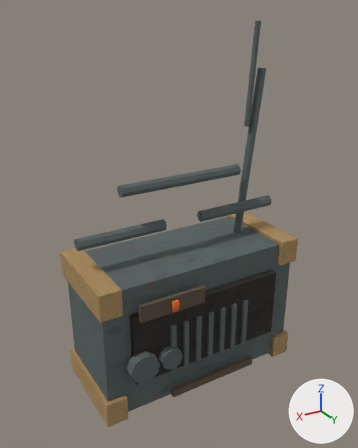
The OBJ model Assets/ProjectOEN/ProductionArt/Meshes/props_tools/pr-005_portable_radio__repaired.obj: old version first, new version second.
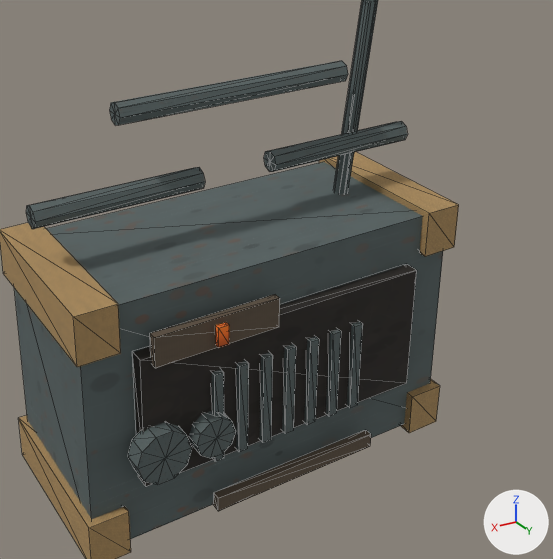
Old and new are each drawn whole from a camera (50 mm lens) standing at (1.011, 1.657, 1.596) and looking at (0.034, 0.029, 0.782) and again close up on the part from 17% to 97% of the width and 30% to 94% of the height. Every picture has the same lights, and +X, +Y and +Z are marked at lower right. The first two pictures are the older version. The close-ups show mesh edges as thin lines. Where no turn or scale is listed for an object, it has been applied to the vertices. Vertices at exactly the same position are counted once.

In view in the first close-up: 'pr-005_portable_radio__repaired'.
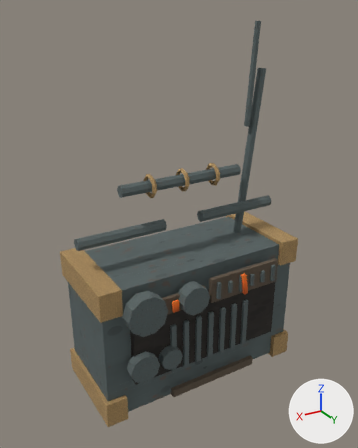
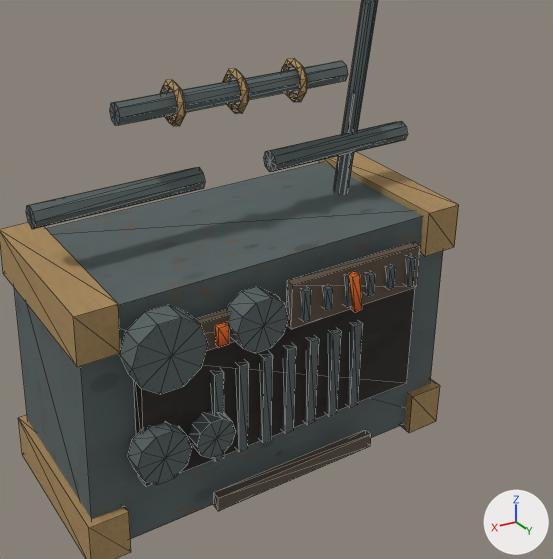
Boxes [x1, y1, x2, y2] around the edits, measured in the close-ups (553 x 559 px):
part 1 of me_pr_005_portable_radio__repaired, added
    after: [120, 305, 208, 395]
part 2 of me_pr_005_portable_radio__repaired, added
    after: [227, 287, 289, 353]
part 3 of me_pr_005_portable_radio__repaired, added (brown)
    after: [286, 242, 420, 329]
part 4 of me_pr_005_portable_radio__repaired, added
    after: [404, 255, 416, 287]
part 5 of me_pr_005_portable_radio__repaired, added
    after: [385, 265, 395, 289]
part 6 of me_pr_005_portable_radio__repaired, added
    after: [365, 272, 375, 296]
part 7 of me_pr_005_portable_radio__repaired, added
    after: [344, 275, 352, 308]
part 8 of me_pr_005_portable_radio__repaired, added
    after: [323, 285, 333, 310]
part 9 of me_pr_005_portable_radio__repaired, added
    after: [301, 288, 311, 322]
part 10 of me_pr_005_portable_radio__repaired, added (brown)
    after: [348, 271, 362, 313]
part 11 of me_pr_005_portable_radio__repaired, added (brown)
    after: [281, 58, 308, 102]
part 12 of me_pr_005_portable_radio__repaired, added (brown)
    after: [222, 68, 249, 113]
part 13 of me_pr_005_portable_radio__repaired, added (brown)
    after: [160, 80, 186, 126]

Diff of the bpy script that builds the scene:
```diff
--- a/Assets/ProjectOEN/ProductionArt/Meshes/props_tools/pr-005_portable_radio__repaired.obj.py
+++ b/Assets/ProjectOEN/ProductionArt/Meshes/props_tools/pr-005_portable_radio__repaired.obj.py
@@ me_pr_005_portable_radio__repaired @@
 # used by ob_pr_005_portable_radio__repaired; location = (0.0, 0.0, 0.0)
-me_pr_005_portable_radio__repaired.from_pydata(...)  # 262 vertices, 432 faces; spans x -0.47..0.47, y -0.21..0.26, z 0.05..1.56
+me_pr_005_portable_radio__repaired.from_pydata(...)  # 490 vertices, 848 faces; spans x -0.47..0.47, y -0.21..0.28, z 0.05..1.56
+# me_pr_005_portable_radio__repaired part 1: a new loose piece, a 10-sided cylinder along y spanning x 0.228..0.392, y 0.221..0.276, z 0.482..0.638, in mat_metal (picture img_metal_albedo_png)
+# me_pr_005_portable_radio__repaired part 2: a new loose piece, a 10-sided cylinder along y spanning x 0.039..0.161, y 0.221..0.276, z 0.502..0.618, in mat_metal (picture img_metal_albedo_png)
+# me_pr_005_portable_radio__repaired part 3: a new loose piece, a box spanning x -0.32..0.02, y 0.239..0.259, z 0.517..0.623, in mat_cloth (picture img_cloth_albedo_png)
+# me_pr_005_portable_radio__repaired part 4: a new loose piece, a box spanning x -0.297..-0.283, y 0.254..0.272, z 0.534..0.606, in mat_metal (picture img_metal_albedo_png)
+# me_pr_005_portable_radio__repaired part 5: a new loose piece, a box spanning x -0.241..-0.227, y 0.254..0.272, z 0.545..0.595, in mat_metal (picture img_metal_albedo_png)
+# me_pr_005_portable_radio__repaired part 6: a new loose piece, a box spanning x -0.185..-0.171, y 0.254..0.272, z 0.545..0.595, in mat_metal (picture img_metal_albedo_png)
+# me_pr_005_portable_radio__repaired part 7: a new loose piece, a box spanning x -0.129..-0.115, y 0.254..0.272, z 0.534..0.606, in mat_metal (picture img_metal_albedo_png)
+# me_pr_005_portable_radio__repaired part 8: a new loose piece, a box spanning x -0.073..-0.059, y 0.254..0.272, z 0.545..0.595, in mat_metal (picture img_metal_albedo_png)
+# me_pr_005_portable_radio__repaired part 9: a new loose piece, a box spanning x -0.017..-0.003, y 0.254..0.272, z 0.534..0.606, in mat_metal (picture img_metal_albedo_png)
+# me_pr_005_portable_radio__repaired part 10: the loose piece of 8 vertices spanning x -0.13..-0.11, y 0.22..0.24, z 0.23..0.45 is copied, and the copy is scaled about its middle by (0.81, 0.889, 0.405), then moved by (-0.01, 0.05, 0.23), in mat_fire (picture img_fire_albedo_png); it spans x -0.15..-0.11, y 0.27..0.28, z 0.52..0.62
+# me_pr_005_portable_radio__repaired part 11: a new loose piece of 40 vertices spanning x -0.16..-0.14, y -0.05..0.05, z 0.91..1.01, in mat_rope (picture img_rope_albedo_png)
+# me_pr_005_portable_radio__repaired part 12: a new loose piece of 40 vertices spanning x -0.01..0.01, y -0.05..0.05, z 0.91..1.01, in mat_rope (picture img_rope_albedo_png)
+# me_pr_005_portable_radio__repaired part 13: a new loose piece of 40 vertices spanning x 0.14..0.16, y -0.05..0.05, z 0.91..1.01, in mat_rope (picture img_rope_albedo_png)
 me_pr_005_portable_radio__repaired.materials.append(mat_metal)
```
